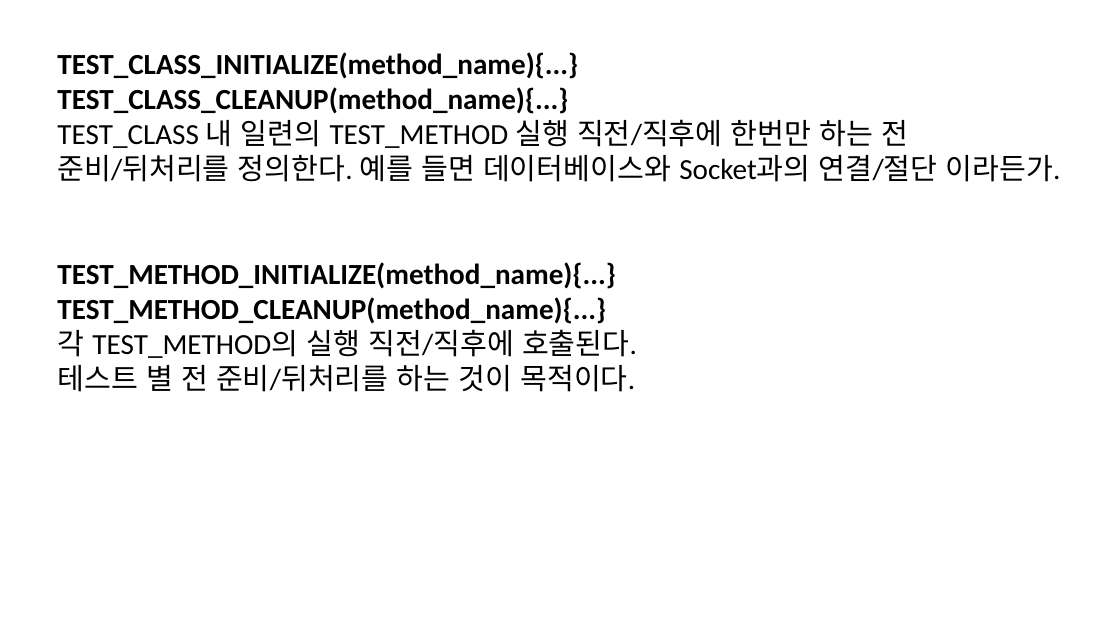
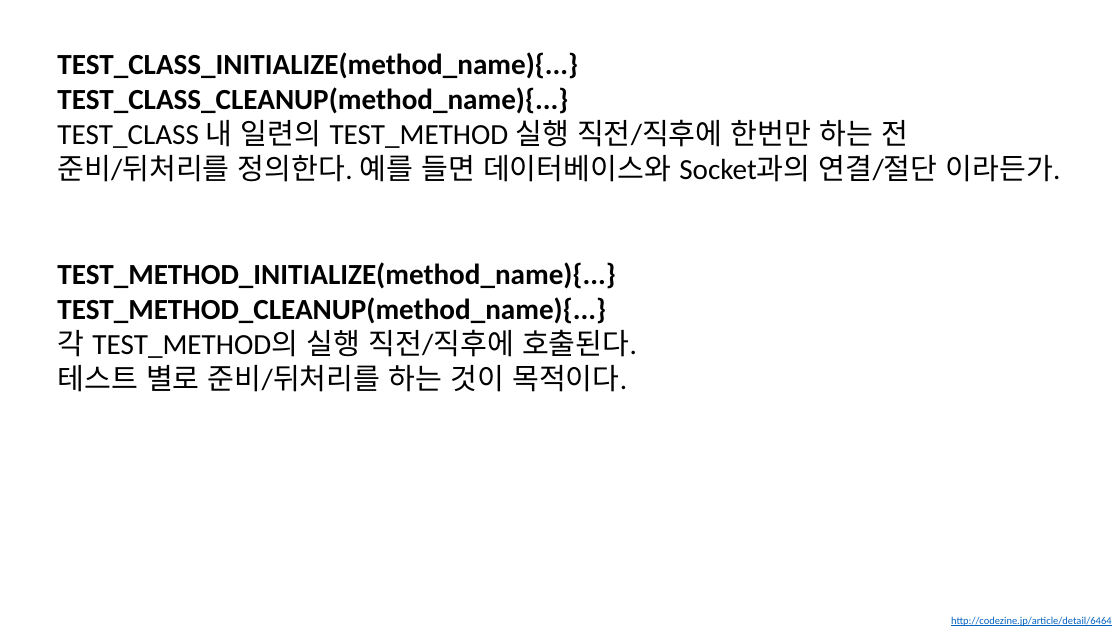
Before and after one commit to jacking75/conf_cpp_korea_2018-08, a slide deck: slide 35 of [C++ Korea 4th Seminar]Visual Cpp에서 유닛 테스트 하기.pptx. Drawn at 1120x630 pixels with LibreOffice and Linux fonts; fonts in the diff are those of the drawing. Boxes give left, top, right and bottom in pixels: in the first picture for what was removed or moved away, otherwise in the second. Text is boxed around its words. In the diff, an @@ line names an element or a change of style, - is before the commit and + after.

```diff
--- a/[C++ Korea 4th Seminar]Visual Cpp에서 유닛 테스트 하기.pptx
+++ b/[C++ Korea 4th Seminar]Visual Cpp에서 유닛 테스트 하기.pptx
@@ text at (x1=57, y1=365, x2=627, y2=392): text changed @@
-테스트 별 전 준비/뒤처리를 하는 것이 목적이다.
+테스트 별로 준비/뒤처리를 하는 것이 목적이다.
@@ text added at (x1=951, y1=616, x2=1111, y2=626), 18 pt, text #0563C1, underline @@
+http://codezine.jp/article/detail/6464
```
Also in this commit, not shown: 10 other slides changed, 4 slides added, 3 slides removed, 2 other files.
